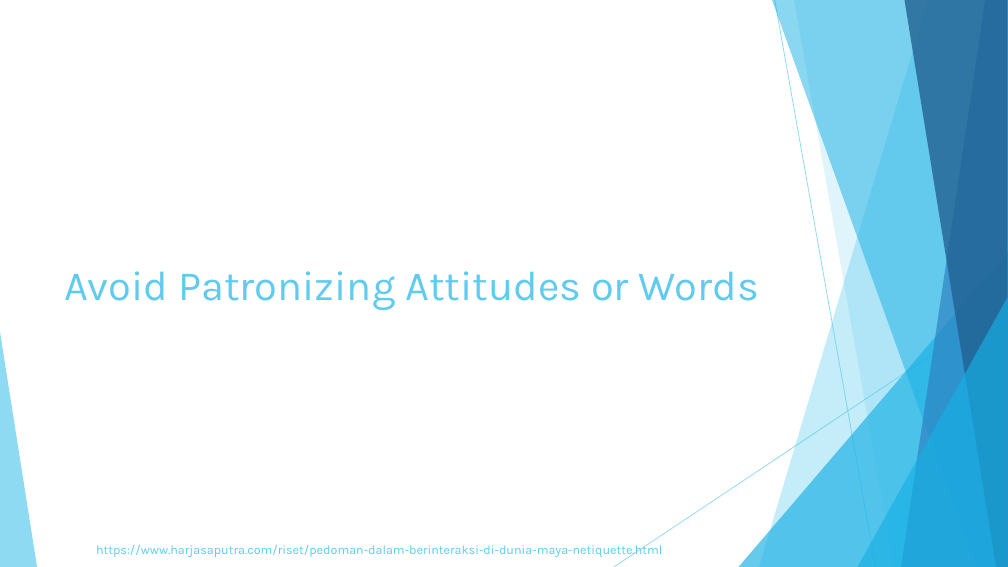
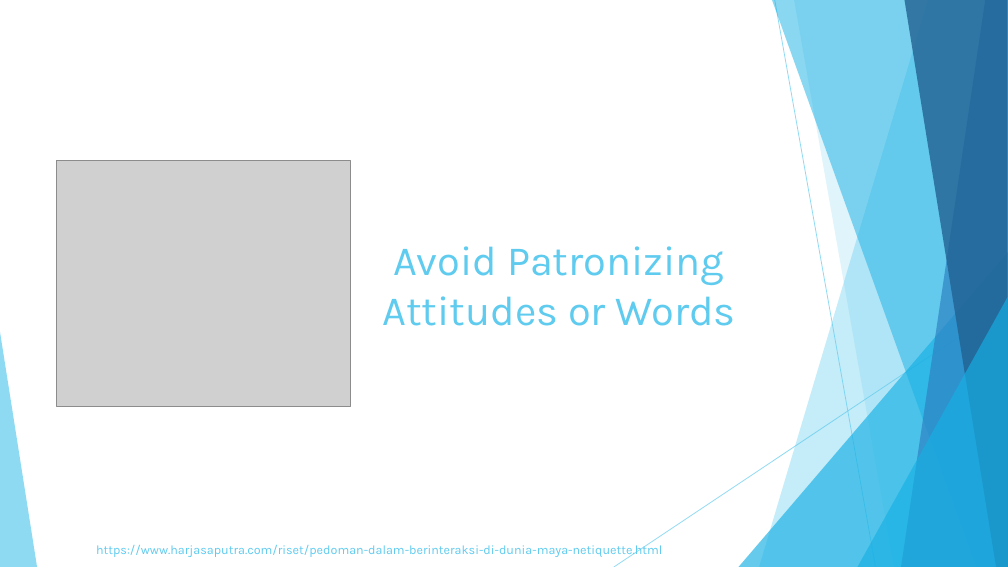
Before and after one commit to itsproinc/Global-Game-Jam, a slide deck: slide 5 of PengIF/Six Tickets to Netiquette.pptx. Drawn at 1008x567 pixels with LibreOffice and Linux fonts; fonts in the diff are those of the drawing; grey boxes stand for pictures. Boxes give left, top, right and bottom in pixels: in the first picture for what was removed or moved away, otherwise in the second. Text is boxed around its words. In the diff, an @@ line names an element or a change of style, - is before the commit and + after.

```diff
--- a/PengIF/Six Tickets to Netiquette.pptx
+++ b/PengIF/Six Tickets to Netiquette.pptx
@@ picture added at [57,160,351,406] @@
@@ title "Avoid Patronizing Attitudes or Words" rewrapped from [65,271,759,310] to [382,246,736,326] @@
```
Also in this commit, not shown: 6 other slides changed, 2 slides added, 1 other file.
